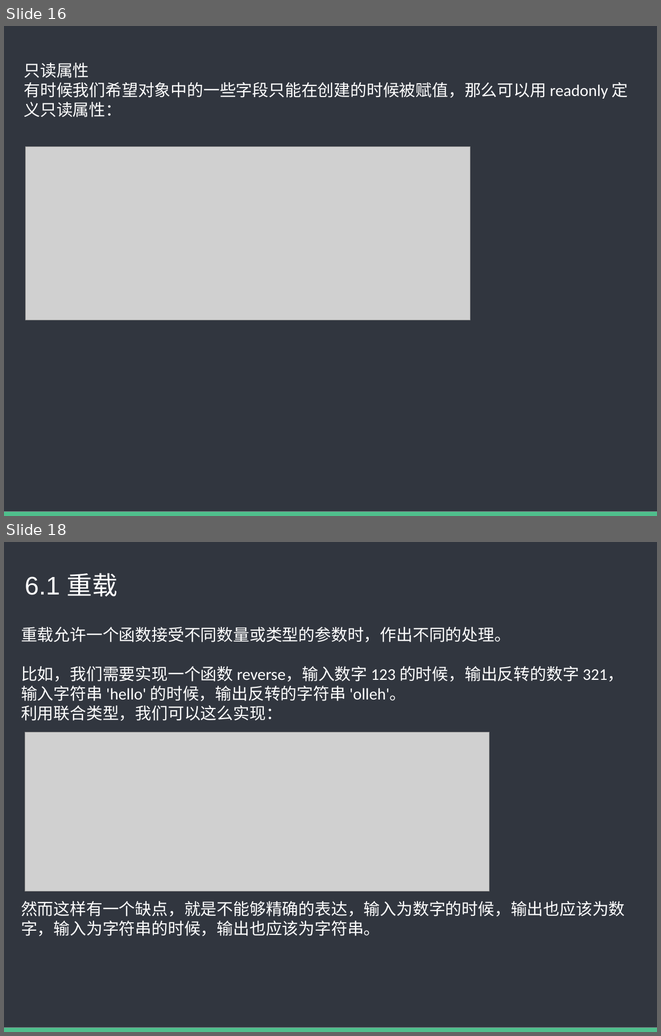
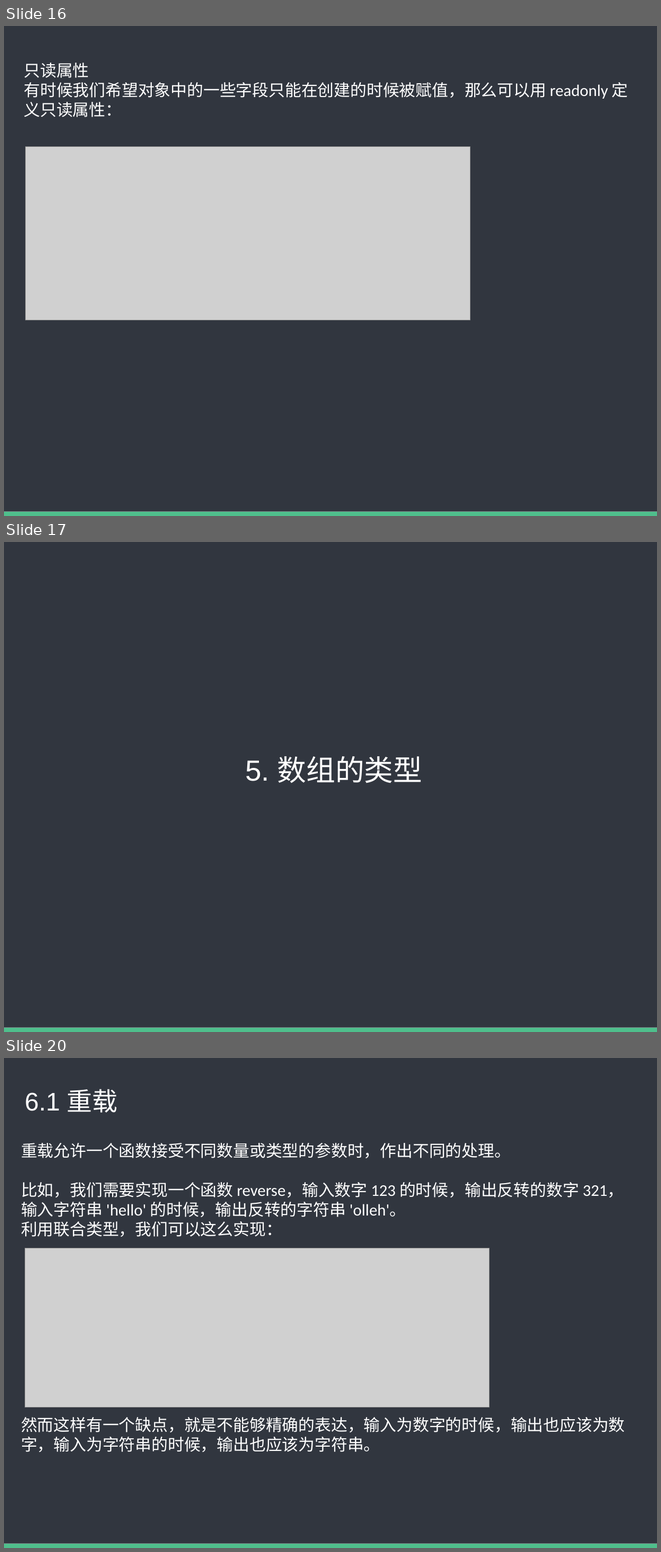
Before and after one commit to baixiaoyu2997/typescript-share, a slide deck: TS内部分享.pptx. Shown one above the other, each under a label of ours: slides 16 and 18 before the commit, slides 16, 17 and 20 after it; the slides between them are not shown. The pictures are 661x1036 and 661x1552 pixels, drawn with LibreOffice and Linux fonts; fonts in the diff are those of the drawing; grey boxes stand for pictures. Boxes give left, top, right and bottom in pixels: in the first picture for what was removed or moved away, otherwise in the second. Text is boxed around its words. In the diff, an @@ line names an element or a change of style, - is before the commit and + after.

```diff
--- a/TS内部分享.pptx
+++ b/TS内部分享.pptx
@@ slide 17 added at [4,542,657,1032], background #FFFFFF; not listed: 2 template elements that a slide beside it also shows @@
@@ text added at [245,756,422,783], 32 pt, text #FFFFFF @@
+5. 数组的类型
@@ what was slide 18 is now slide 20 @@
```
Also in this commit, not shown: 2 slides changed, 1 other slide added, 1 other file.
